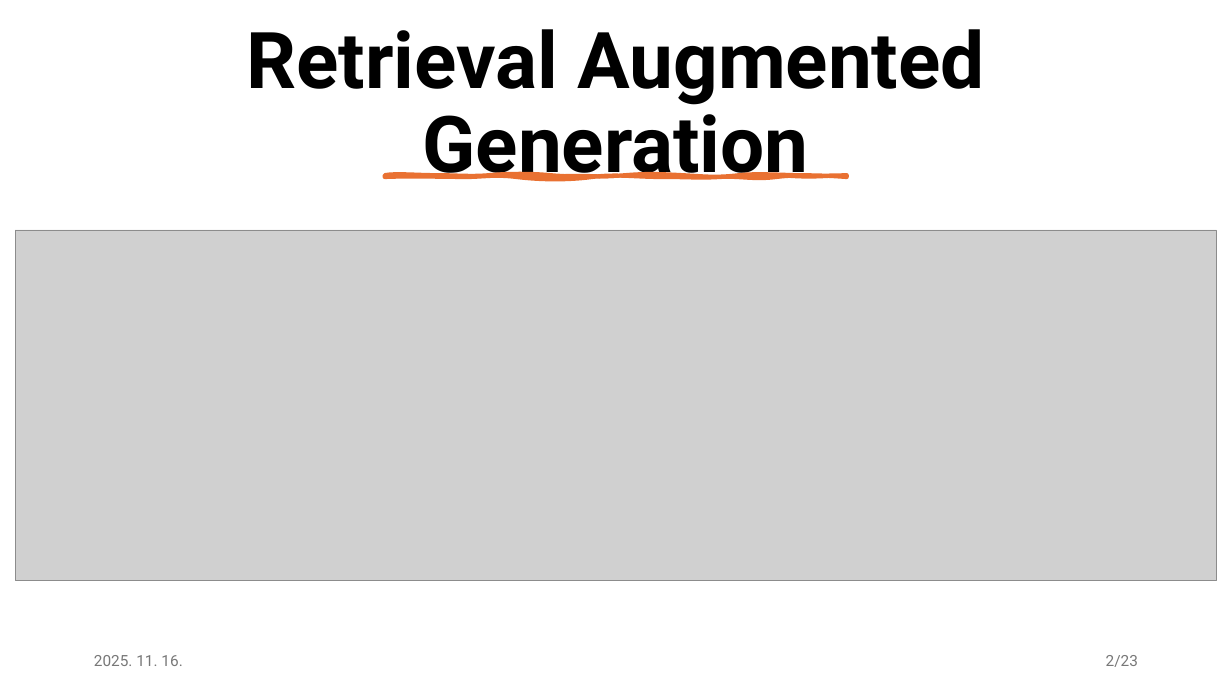
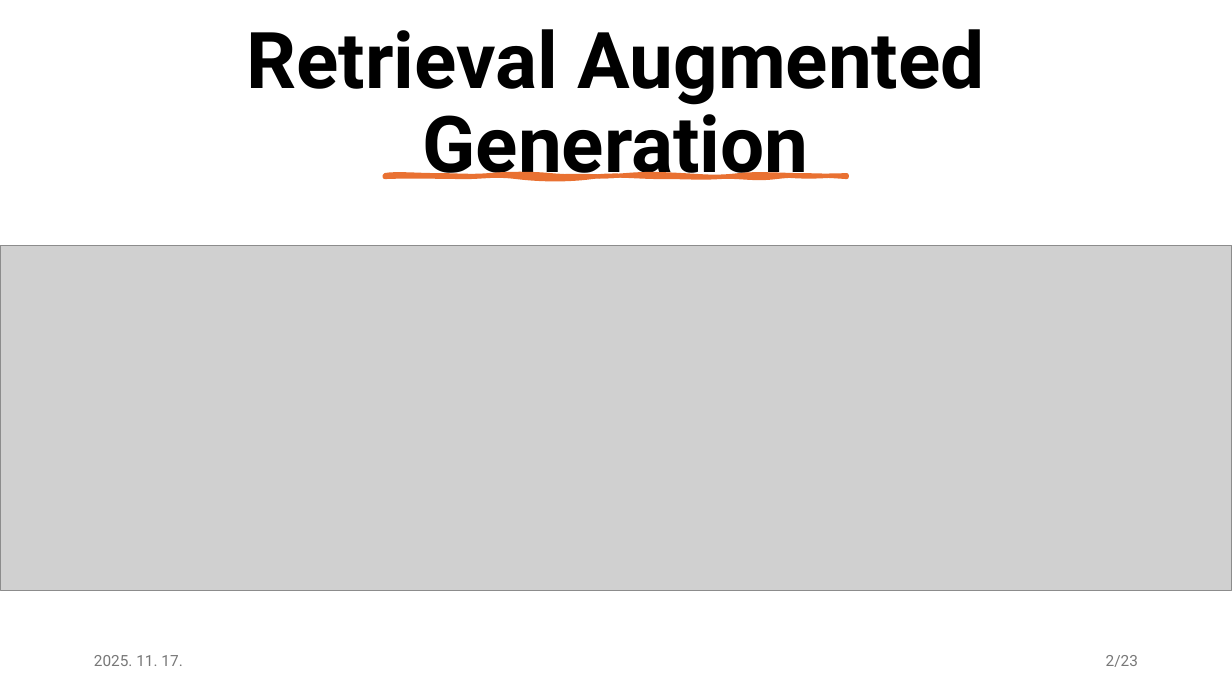
Before and after one commit to czotterbenedek/rag-onlineclustering-optimization, a slide deck: slide 2 of tdk/CzotterBenedek_TDK_javitott_2.0.pptx. Drawn at 1232x693 pixels with LibreOffice and Linux fonts; fonts in the diff are those of the drawing; grey boxes stand for pictures. Boxes give left, top, right and bottom in pixels: in the first picture for what was removed or moved away, otherwise in the second. Text is boxed around its words. In the diff, an @@ line names an element or a change of style, - is before the commit and + after.

```diff
--- a/tdk/CzotterBenedek_TDK_javitott_2.0.pptx
+++ b/tdk/CzotterBenedek_TDK_javitott_2.0.pptx
@@ picture: place and size @@
-picture at <box>15,230,1216,581</box>
+picture at <box>0,245,1232,591</box>
@@ text at <box>94,655,182,666</box>: text changed @@
-2025. 11. 16.
+2025. 11. 17.
```
Also in this commit, not shown: 28 other slides changed, 3 slides removed.
